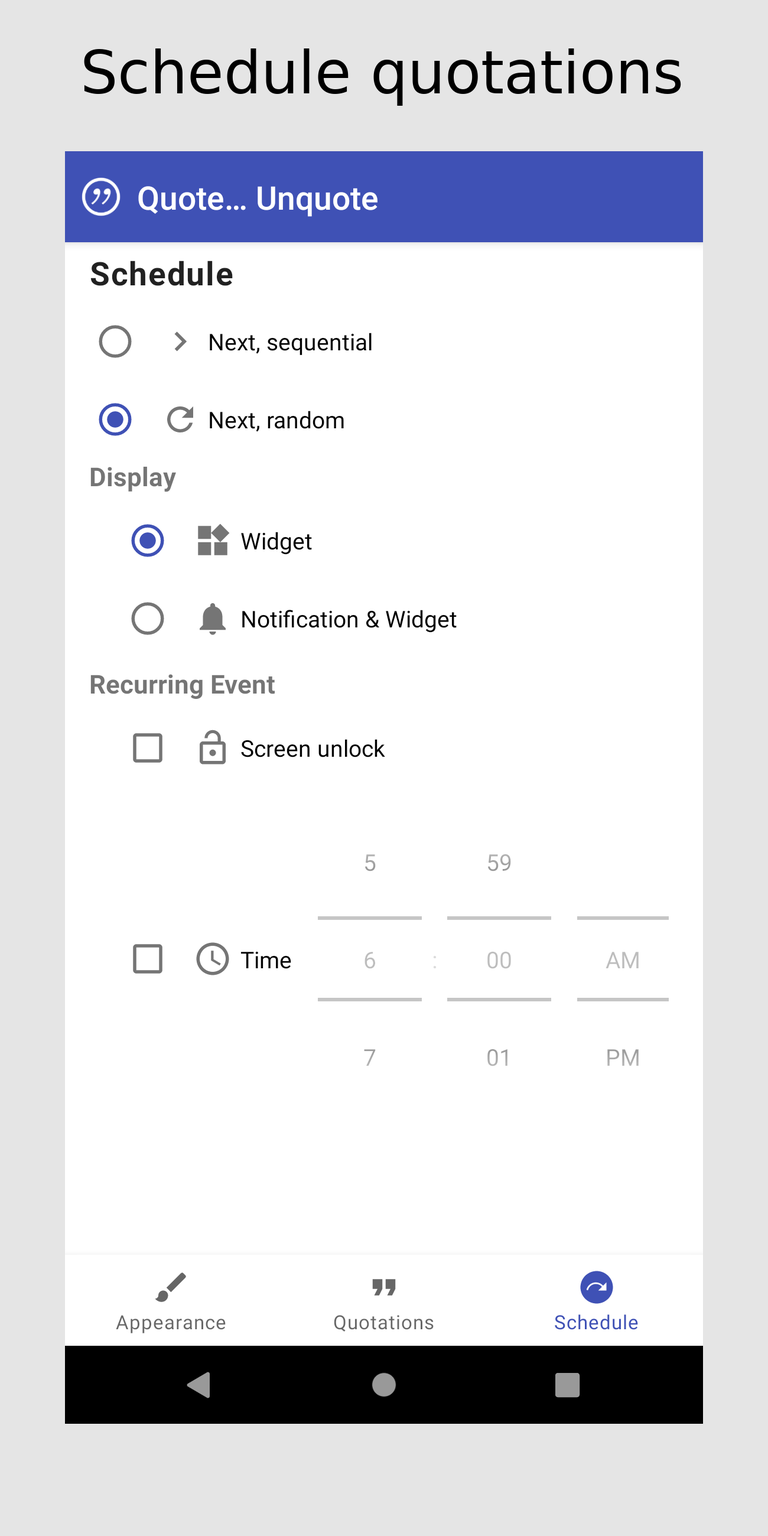
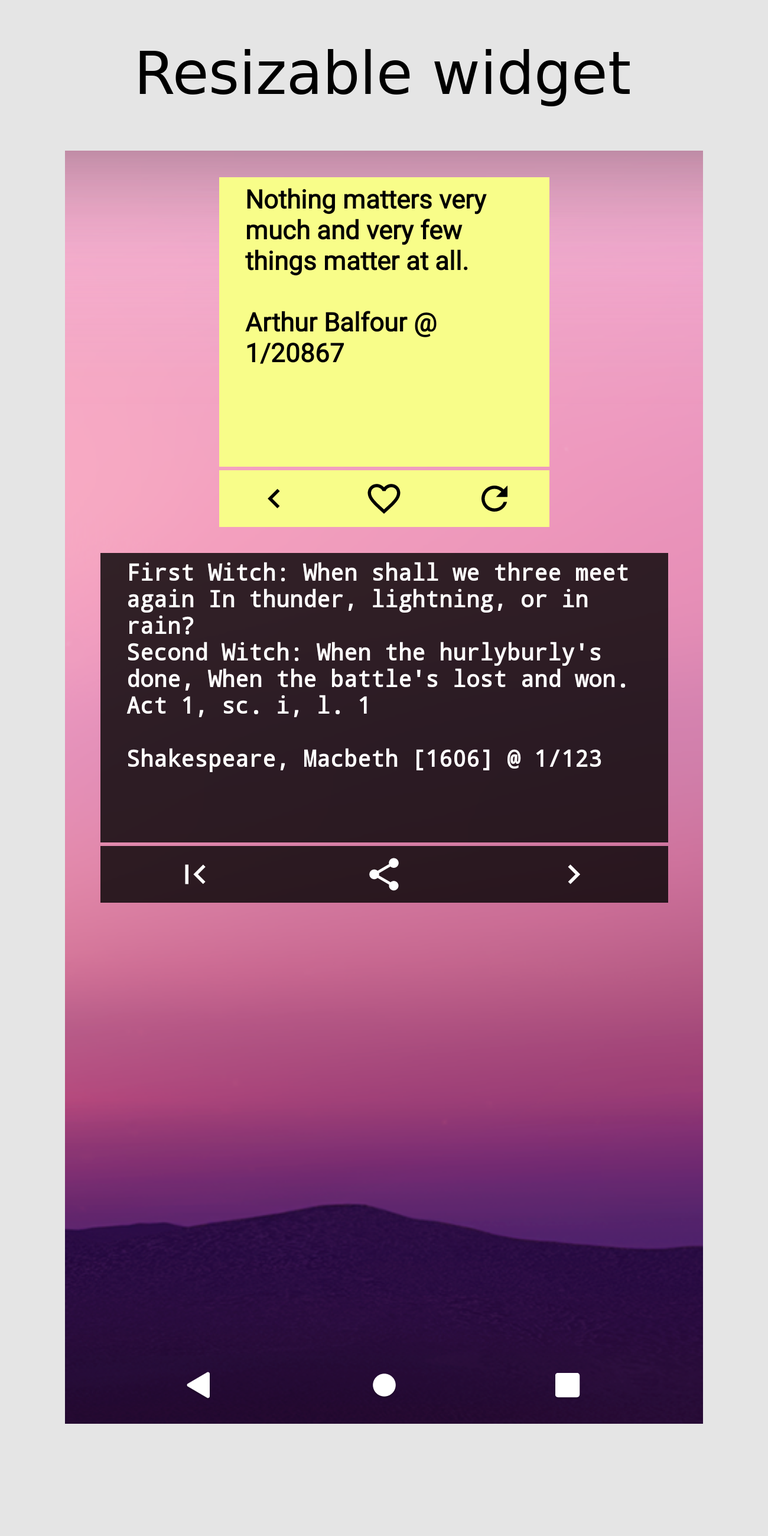
The second (768, 1536) image is a revision of the first. Changes to its layers:
showed "1. Resizable widget", painted on it over 139, 49, 631, 107
showed "1.png", painted on it over 64, 150, 703, 1424
renamed "4. Schedule quotations" to "4. Notifications", hid it, painted on it over 83, 48, 682, 106
hid "4.png" over 64, 151, 703, 1424
